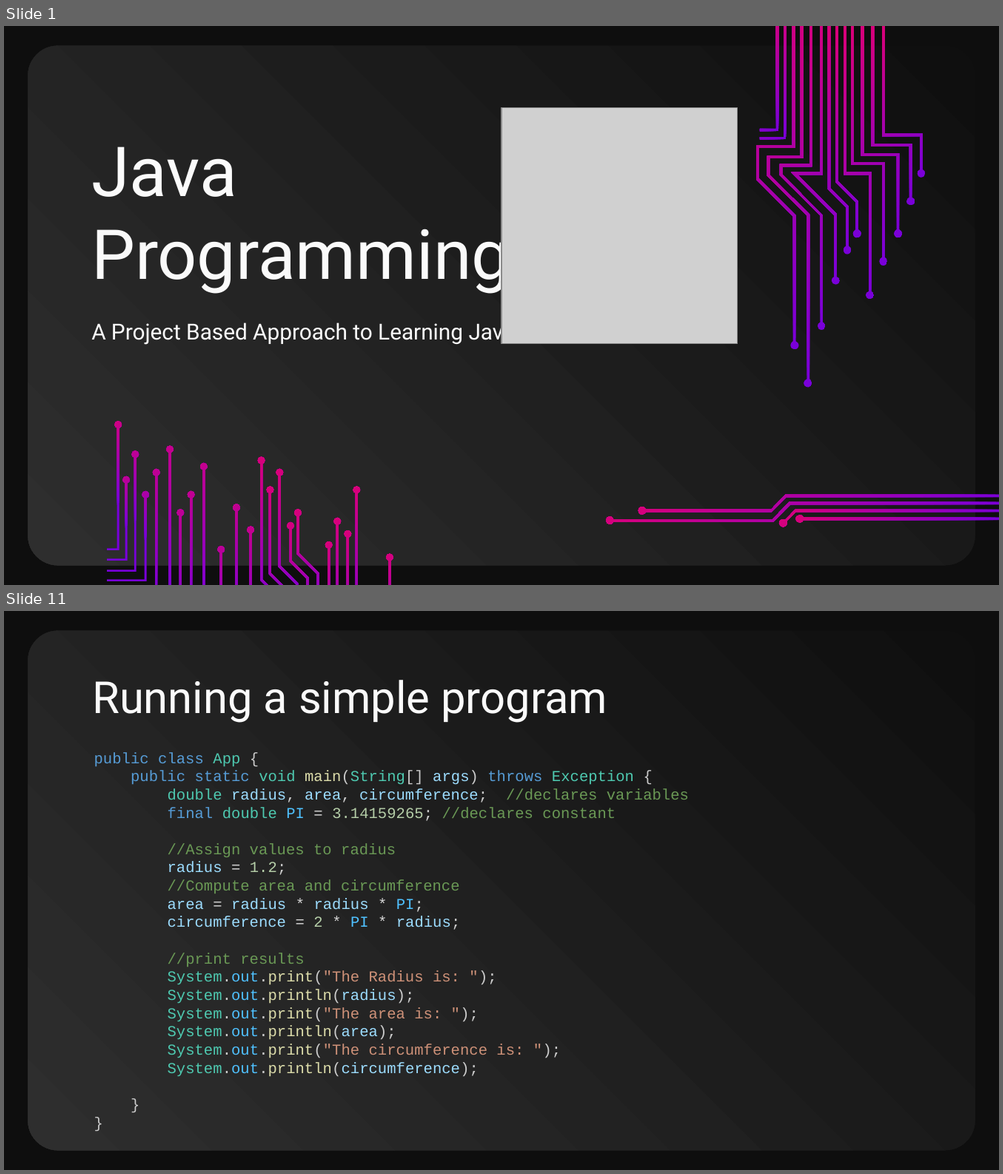
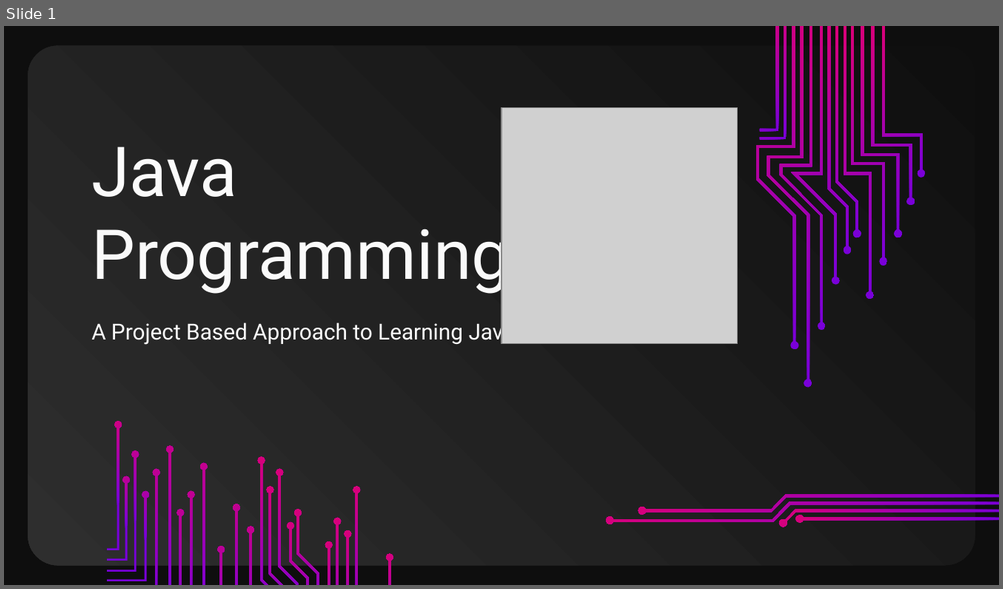
Before and after one commit to CompSci-120-LHHS/cs120mainclass, a slide deck: 001_Course_Lectures/02_UNIT1_Input.pptx. Shown one above the other, each under a label of ours: slides 1 and 11 before the commit, slide 1 after it; the slides between them are not shown. The pictures are 1003x1174 and 1003x589 pixels, drawn with LibreOffice and Linux fonts; fonts in the diff are those of the drawing; grey boxes stand for pictures. Boxes give left, top, right and bottom in pixels: in the first picture for what was removed or moved away, otherwise in the second. Text is boxed around its words. In the diff, an @@ line names an element or a change of style, - is before the commit and + after.

```diff
--- a/001_Course_Lectures/02_UNIT1_Input.pptx
+++ b/001_Course_Lectures/02_UNIT1_Input.pptx
@@ slide 11 removed at [4, 611, 999, 1170], background #0E0E0E; not listed: 1 template element that a slide beside it also shows @@
@@ title removed at [92, 680, 607, 723] @@
-Running a simple program
@@ text removed at [94, 752, 688, 1077] @@
-public class App {
-public static void main(String[] args) throws Exception {
-double radius, area, circumference; //declares variables
-final double PI = 3.14159265; //declares constant
-//Assign values to radius
-radius = 1.2;
-//Compute area and circumference
-area = radius * radius * PI;
-circumference = 2 * PI * radius;
-//print results
-System.out.print("The Radius is: ");
-System.out.println(radius);
-System.out.print("The area is: ");
-System.out.println(area);
-System.out.print("The circumference is: ");
-System.out.println(circumference);
-}
-}
```
Also in this commit, not shown: 3 slides added, 14 other slides removed, 20 other files.
